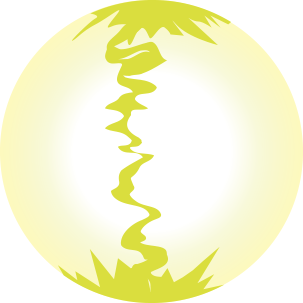
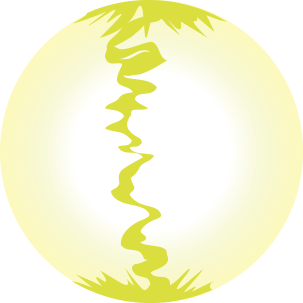
Comparing the layer stacks of the two 303x303 images. Changes:
added layer "5" above "4" over <box>72,0,227,303</box>
hid "Objeto inteligente vectorial" (6th of 8) over <box>58,247,224,303</box>
hid "Objeto inteligente vectorial" (7th of 8) over <box>72,0,231,45</box>
